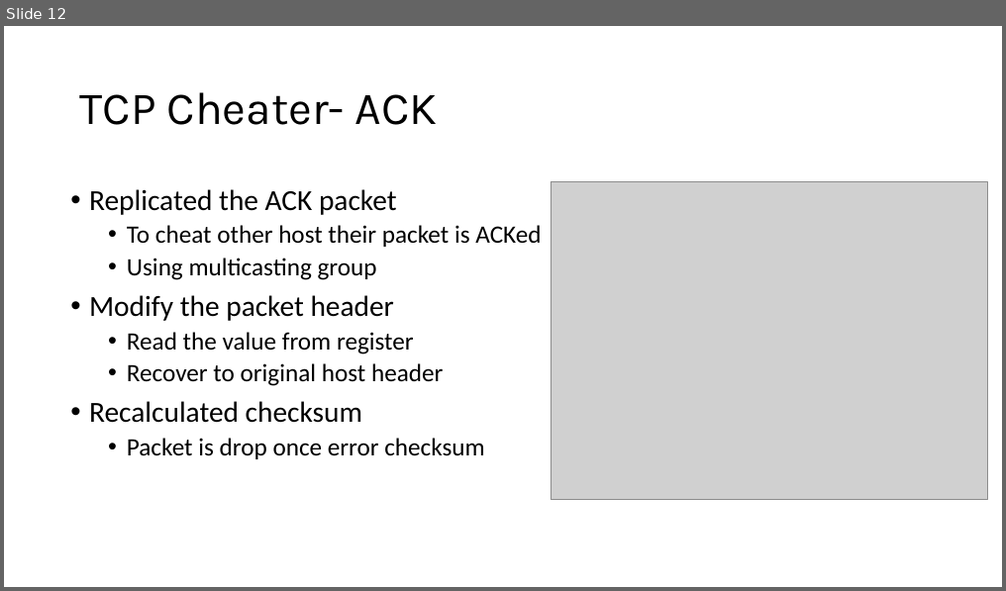
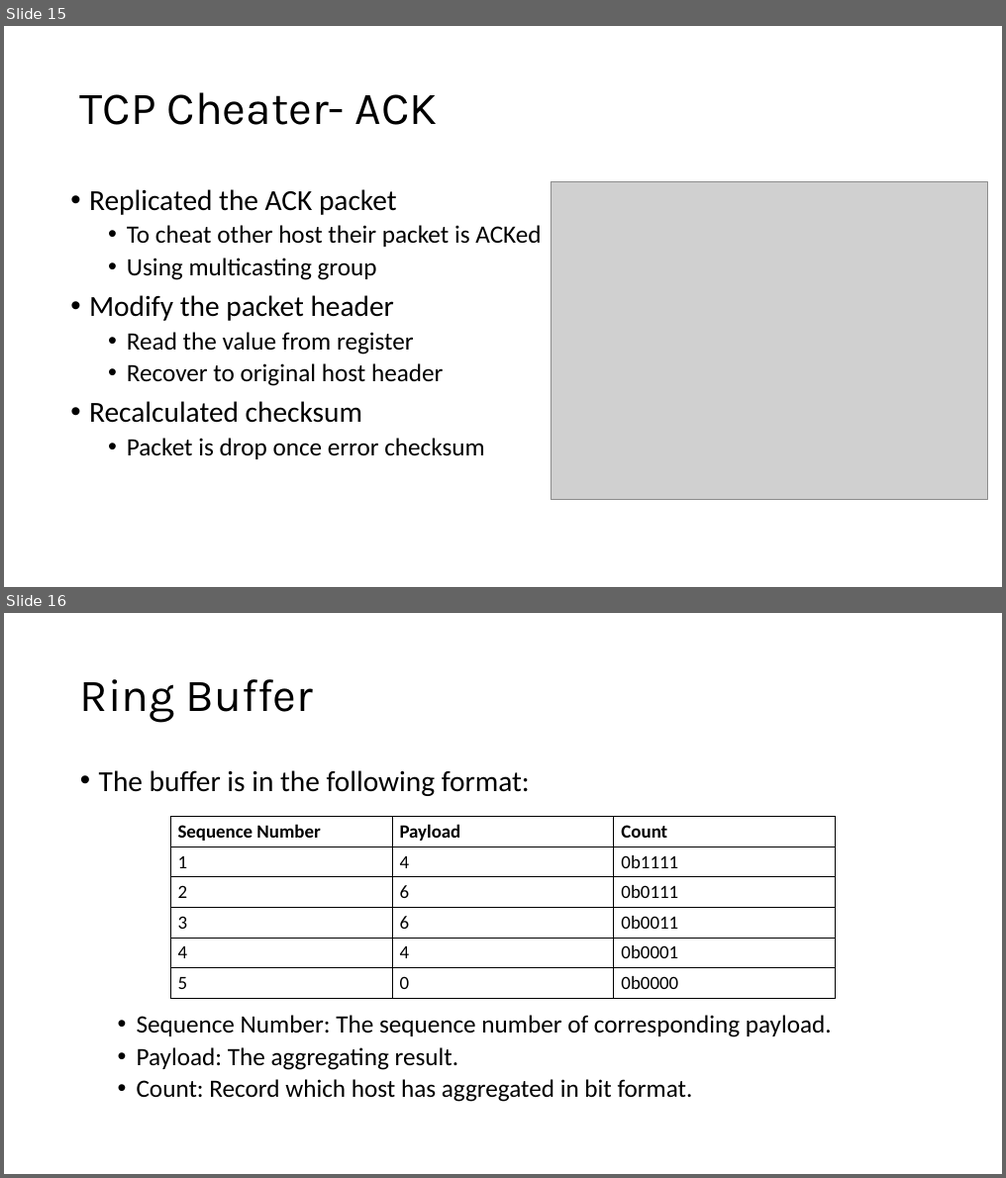
Before and after one commit to LittleD3092/reliable-in-network-aggregation, a slide deck: report.pptx. Shown one above the other, each under a label of ours: slide 12 before the commit, slides 15 and 16 after it. The pictures are 1006x591 and 1006x1178 pixels, drawn with LibreOffice and Linux fonts; fonts in the diff are those of the drawing; grey boxes stand for pictures. Boxes give left, top, right and bottom in pixels: in the first picture for what was removed or moved away, otherwise in the second. Text is boxed around its words. In the diff, an @@ line names an element or a change of style, - is before the commit and + after.

```diff
--- a/report.pptx
+++ b/report.pptx
@@ slide 16 added at box(4, 613, 1002, 1174), background #FFFFFF @@
@@ title added at box(80, 679, 314, 722), 44 pt, text #000000 @@
+Ring Buffer
@@ text added at box(99, 770, 832, 1102), 24 pt, text #000000 @@
+• The buffer is in the following format:
+  • Sequence Number: The sequence number of corresponding payload.
+  • Payload: The aggregating result.
+  • Count: Record which host has aggregated in bit format.
@@ table added at box(170, 817, 835, 998), 6 rows, 3 columns @@
+Sequence Number | Payload | Count
+1 | 4 | 0b1111
+2 | 6 | 0b0111
+3 | 6 | 0b0011
+4 | 4 | 0b0001
+5 | 0 | 0b0000
@@ what was slide 12 is now slide 15 @@
```
Also in this commit, not shown: 4 slides changed, 5 other slides added, 1 slide removed.
